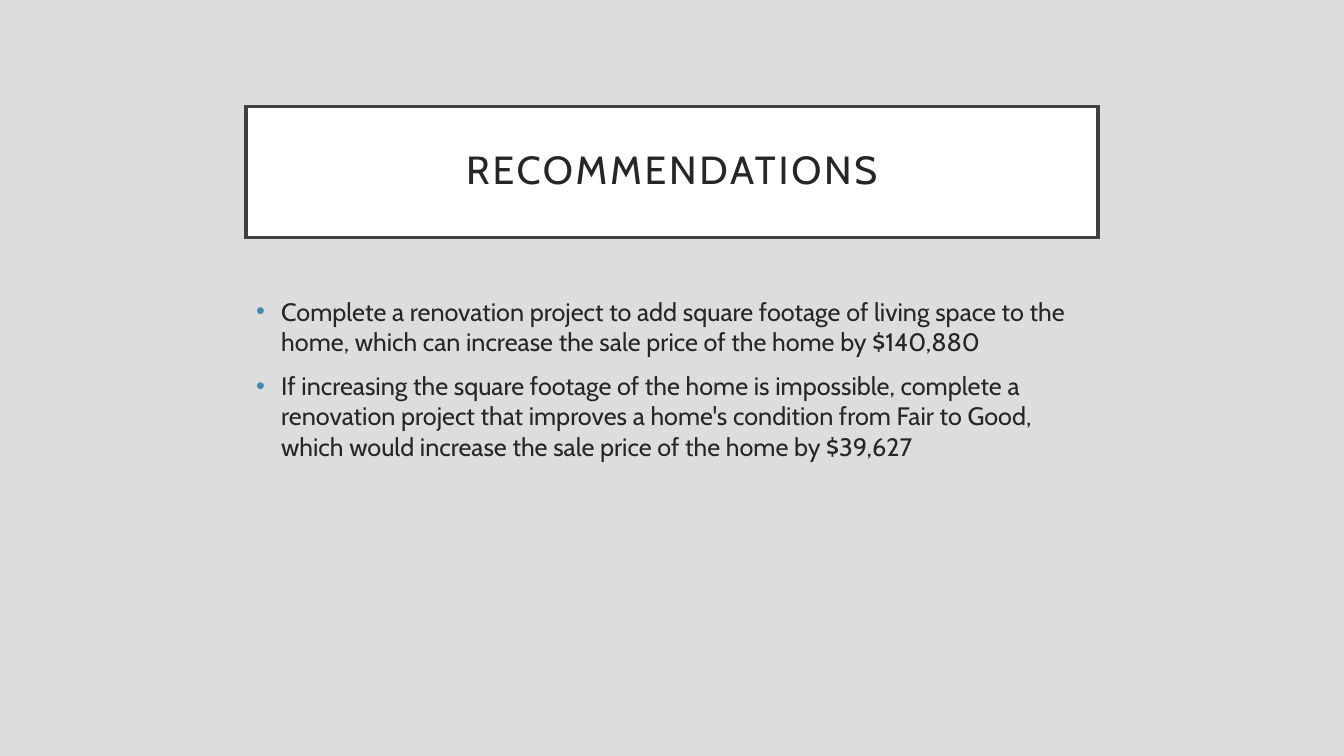
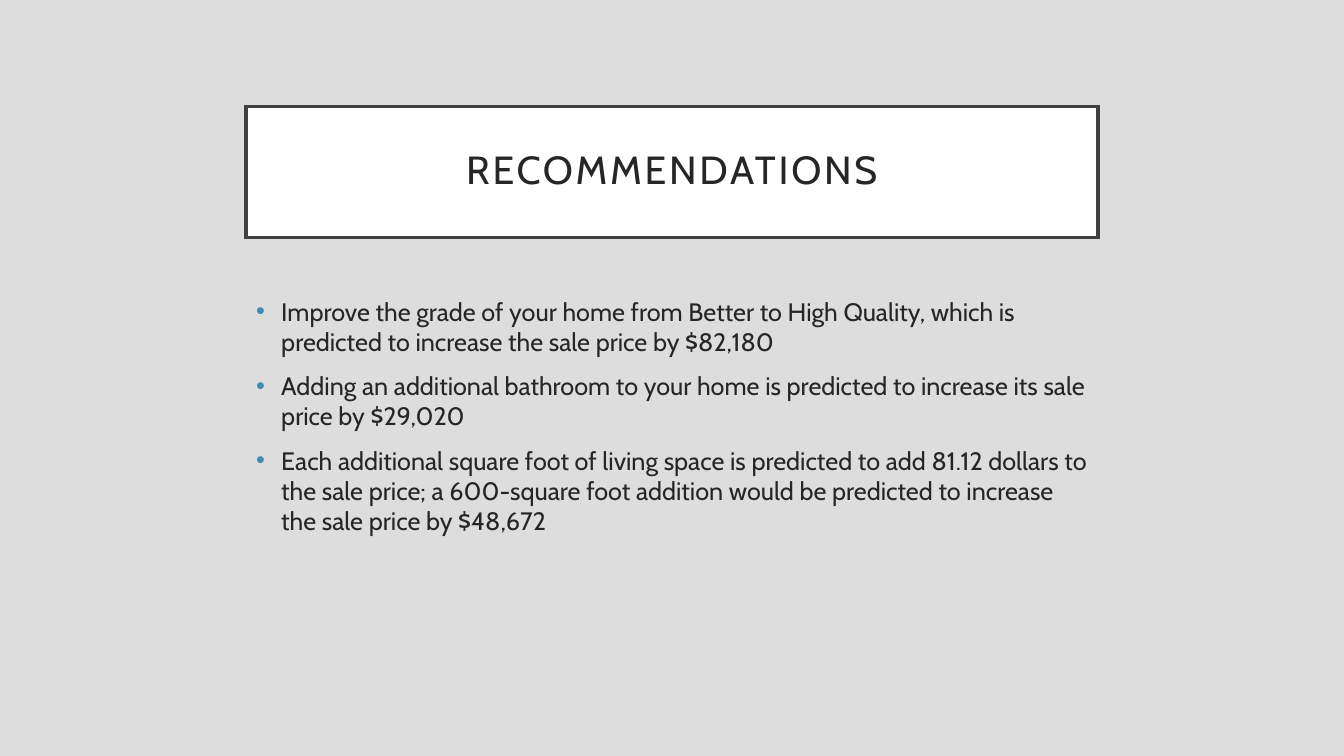
Before and after one commit to rfb-vibe/multiple-linear-regression-project, a slide deck: slide 6 of phase-2-project.pptx. Drawn at 1344x756 pixels with LibreOffice and Linux fonts; fonts in the diff are those of the drawing. Boxes give left, top, right and bottom in pixels: in the first picture for what was removed or moved away, otherwise in the second. Text is boxed around its words. In the diff, an @@ line names an element or a change of style, - is before the commit and + after.

```diff
--- a/phase-2-project.pptx
+++ b/phase-2-project.pptx
@@ text at (281, 302, 1086, 536): text changed @@
-• Complete a renovation project to add square footage of living space to the home, which can increase the sale price of the home by $140,880
-• If increasing the square footage of the home is impossible, complete a renovation project that improves a home's condition from Fair to Good, which would increase the sale price of the home by $39,627
+• Improve the grade of your home from Better to High Quality, which is predicted to increase the sale price by $82,180
+• Adding an additional bathroom to your home is predicted to increase its sale price by $29,020
+• Each additional square foot of living space is predicted to add 81.12 dollars to the sale price; a 600-square foot addition would be predicted to increase the sale price by $48,672
```
Also in this commit, not shown: 5 other slides changed, 2 slides added, 1 slide removed, 2 other files.
